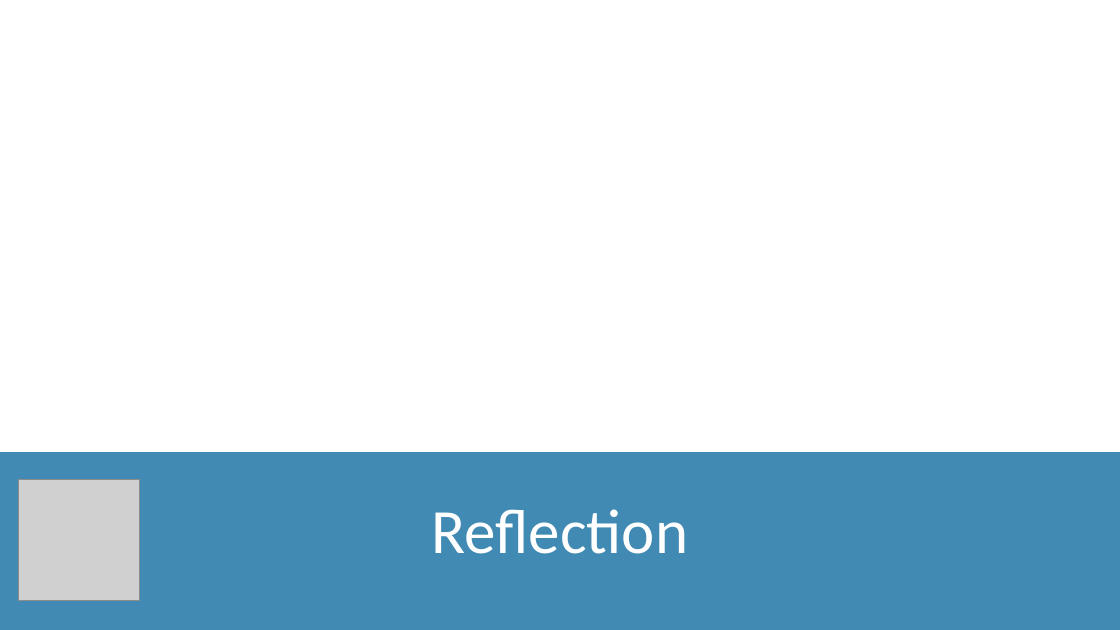
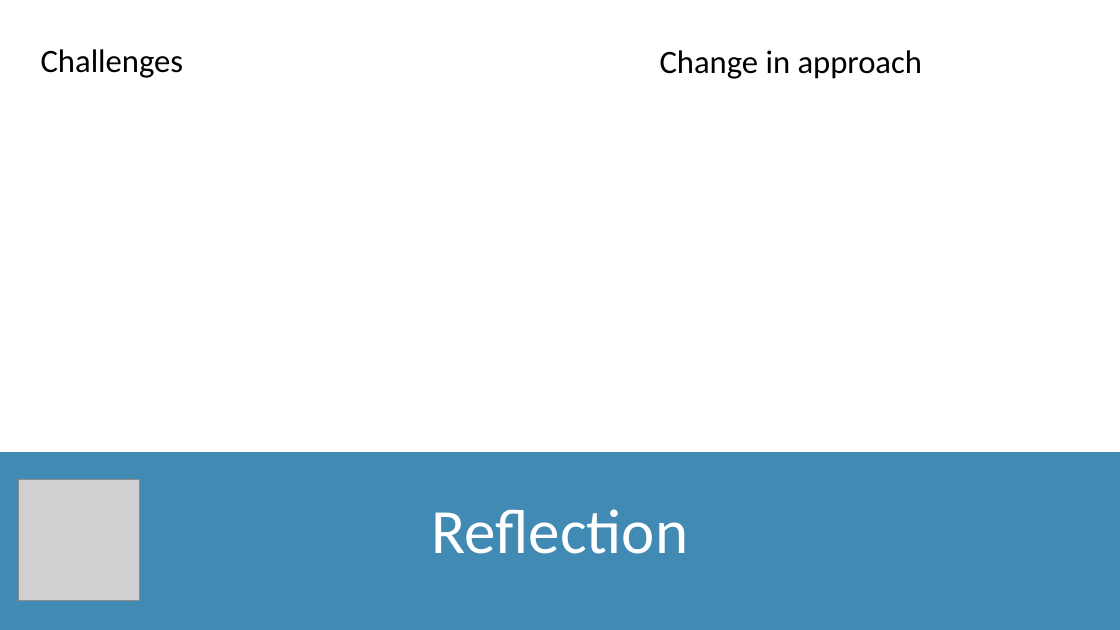
Before and after one commit to TomW49/final_proj_cc, a slide deck: slide 15 of documentation/loan_defaults_presentation.pptx. Drawn at 1120x630 pixels with LibreOffice and Linux fonts; fonts in the diff are those of the drawing; grey boxes stand for pictures. Boxes give left, top, right and bottom in pixels: in the first picture for what was removed or moved away, otherwise in the second. Text is boxed around its words. In the diff, an @@ line names an element or a change of style, - is before the commit and + after.

```diff
--- a/documentation/loan_defaults_presentation.pptx
+++ b/documentation/loan_defaults_presentation.pptx
@@ text added at (41, 49, 184, 78), 28 pt, text #000000 @@
+Challenges
@@ text added at (660, 50, 922, 79), 28 pt, text #000000 @@
+Change in approach
```
Also in this commit, not shown: 5 other slides changed, 1 slide added, 1 slide removed.
